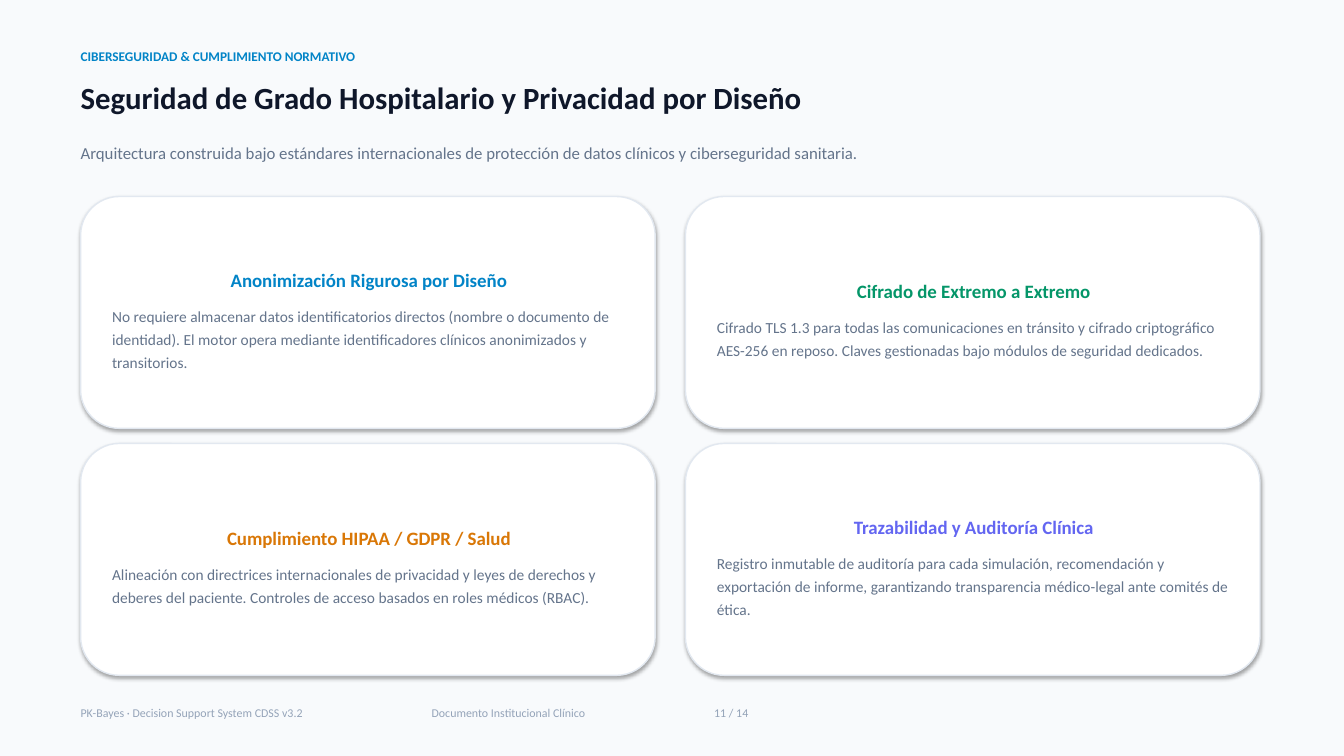
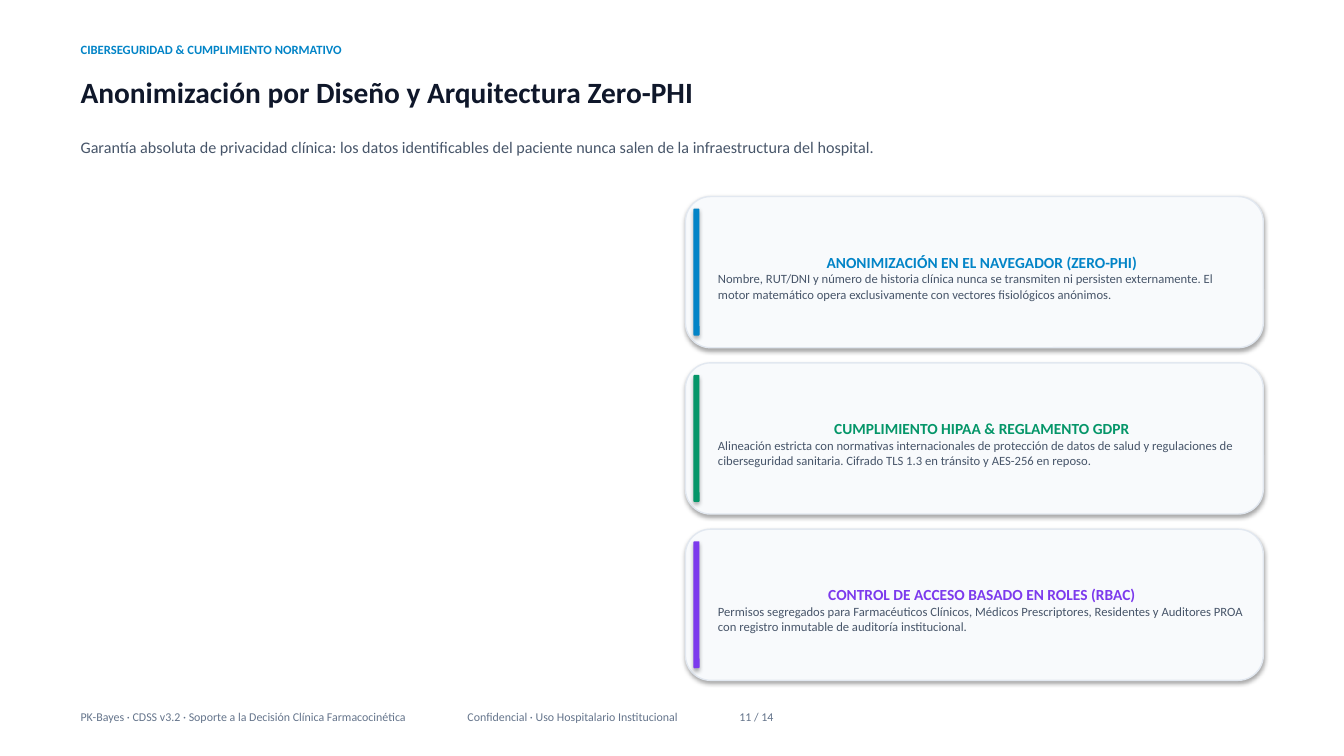
Before and after one commit to PutrefactoSama/Pk-Bayes-Web, a slide deck: slide 11 of assets/docs/PK-Bayes_Presentacion_Clinica_Institucional.pptx. Drawn at 1344x756 pixels with LibreOffice and Linux fonts; fonts in the diff are those of the drawing. Boxes give left, top, right and bottom in pixels: in the first picture for what was removed or moved away, otherwise in the second. Text is boxed around its words. In the diff, an @@ line names an element or a change of style, - is before the commit and + after.

Commit message:
feat(presentation): elevate design with impeccable and ui-ux-pro-max (100% light canvas, scientific charts, double-bezel frames)

```diff
--- a/assets/docs/PK-Bayes_Presentacion_Clinica_Institucional.pptx
+++ b/assets/docs/PK-Bayes_Presentacion_Clinica_Institucional.pptx
@@ background #F8FAFC to #FFFFFF @@
@@ text "CIBERSEGURIDAD & CUMPLIMIENTO NORMATIVO" at box(81, 45, 342, 54): size 9.5 to 9 pt @@
@@ text at box(81, 82, 693, 108): text changed; size 22 to 21 pt @@
-Seguridad de Grado Hospitalario y Privacidad por Diseño
+Anonimización por Diseño y Arquitectura Zero-PHI
@@ text at box(81, 142, 874, 156): text changed; size 12 to 11.5 pt; text colour #64748B to #475569 @@
-Arquitectura construida bajo estándares internacionales de protección de datos clínicos y ciberseguridad sanitaria.
+Garantía absoluta de privacidad clínica: los datos identificables del paciente nunca salen de la infraestructura del hospital.
@@ rounded rectangle "ANONIMIZACIÓN EN EL NAVEGADOR (ZERO-PHI)" at box(686, 197, 1263, 348): fill #FFFFFF to #F8FAFC @@
@@ rounded rectangle "ANONIMIZACIÓN EN EL NAVEGADOR (ZERO-PHI)": place and size @@
-rounded rectangle "ANONIMIZACIÓN EN EL NAVEGADOR (ZERO-PHI)" at box(81, 197, 655, 429)
+rounded rectangle "ANONIMIZACIÓN EN EL NAVEGADOR (ZERO-PHI)" at box(686, 197, 1263, 348)
@@ rounded rectangle removed at box(686, 197, 1260, 429) @@
-Cifrado de Extremo a Extremo
-Cifrado TLS 1.3 para todas las comunicaciones en tránsito y cifrado criptográfico AES-256 en reposo. Claves gestionadas bajo módulos de seguridad dedicados.
@@ rounded rectangle added at box(694, 209, 700, 336), fill #0284C7 @@
@@ text in rounded rectangle at box(718, 255, 1213, 301): text changed; size 11 to 9 pt; text colour #64748B to #475569 @@
-Anonimización Rigurosa por Diseño
-No requiere almacenar datos identificatorios directos (nombre o documento de identidad). El motor opera mediante identificadores clínicos anonimizados y transitorios.
+ANONIMIZACIÓN EN EL NAVEGADOR (ZERO-PHI)
+Nombre, RUT/DNI y número de historia clínica nunca se transmiten ni persisten externamente. El motor matemático opera exclusivamente con vectores fisiológicos anónimos.
@@ rounded rectangle "CUMPLIMIENTO HIPAA & REGLAMENTO GDPR": place and size @@
-rounded rectangle "CUMPLIMIENTO HIPAA & REGLAMENTO GDPR" at box(81, 444, 655, 676)
+rounded rectangle "CUMPLIMIENTO HIPAA & REGLAMENTO GDPR" at box(686, 363, 1263, 514)
@@ rounded rectangle "CUMPLIMIENTO HIPAA & REGLAMENTO GDPR" at box(686, 363, 1263, 514): fill #FFFFFF to #F8FAFC @@
@@ rounded rectangle added at box(694, 375, 700, 502), fill #059669 @@
@@ rounded rectangle removed at box(686, 444, 1260, 676) @@
-Trazabilidad y Auditoría Clínica
-Registro inmutable de auditoría para cada simulación, recomendación y exportación de informe, garantizando transparencia médico-legal ante comités de ética.
@@ text in rounded rectangle at box(718, 424, 1233, 467): text changed; size 11 to 9 pt; text colour #64748B to #475569 @@
-Cumplimiento HIPAA / GDPR / Salud
-Alineación con directrices internacionales de privacidad y leyes de derechos y deberes del paciente. Controles de acceso basados en roles médicos (RBAC).
+CUMPLIMIENTO HIPAA & REGLAMENTO GDPR
+Alineación estricta con normativas internacionales de protección de datos de salud y regulaciones de ciberseguridad sanitaria. Cifrado TLS 1.3 en tránsito y AES-256 en reposo.
@@ rounded rectangle added at box(686, 529, 1263, 681), fill #F8FAFC, outline #E2E8F0 1 pt, 9 pt, text #475569 @@
+CONTROL DE ACCESO BASADO EN ROLES (RBAC)
+Permisos segregados para Farmacéuticos Clínicos, Médicos Prescriptores, Residentes y Auditores PROA con registro inmutable de auditoría institucional.
@@ rounded rectangle added at box(694, 541, 700, 668), fill #7C3AED @@
@@ text at box(81, 713, 773, 723): text changed; text colour #94A3B8 to #64748B @@
-PK-Bayes · Decision Support System CDSS v3.2 Documento Institucional Clínico 11 / 14
+PK-Bayes · CDSS v3.2 · Soporte a la Decisión Clínica Farmacocinética Confidencial · Uso Hospitalario Institucional 11 / 14
```
Also in this commit, not shown: 2 other slides changed, 11 slides added, 11 slides removed, 7 other files.
